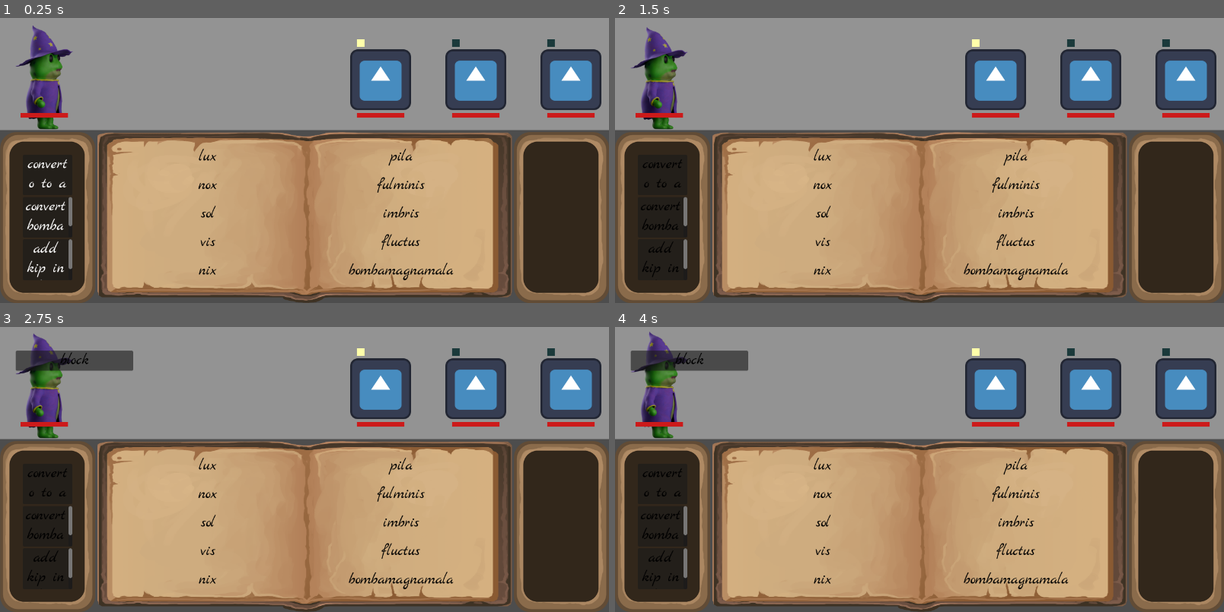
Above: before the commit, frames 1-4 (two rows, left to right).
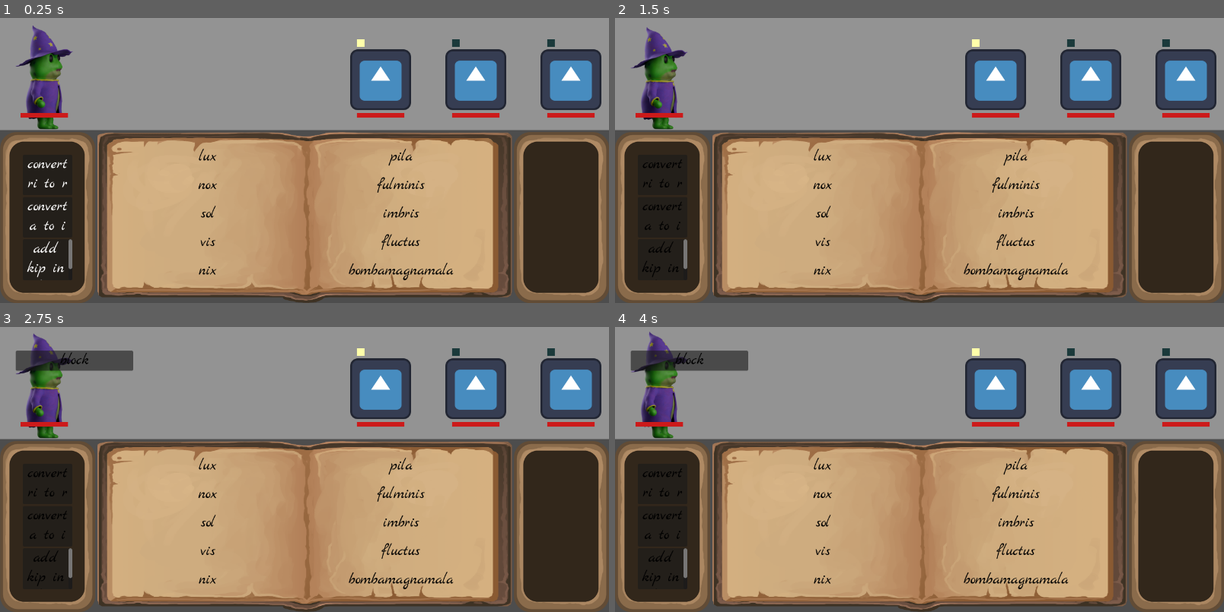
Above: after the commit, the same moments.

Repository: Jelleas/brackeys_2026
Game: Godot game, scene res://main.tscn
Two runs of this game, one before a commit and one after it. Both use one fixed random seed, a clock stepped at 60 frames per second and the inputs below. The engine's default icon, where the game draws it, is replaced by a stand-in: a white triangle on a blue panel in a dark square.
Inputs:
- Up to frame 1 (0.25 s): no input
- Up to frame 2 (1.5 s): tap Enter at 0.5 s; tap Z at 0.6, 1.35 s; tap Space at 0.77 s; hold A from 1.28 s (still down)
- Up to frame 3 (2.75 s): tap Space at 1.52 s; release A at 2.03 s; tap Z at 2.1 s
- Up to frame 4 (4 s): tap Z at 2.85, 3.6 s; tap Space at 3.02, 3.77 s; hold A from 3.53 s (still down)

The runs differ from the first frame. In frame 1, 0.4% of the frame differs, in the area x 4-12%, y 56-75%; in frame 2, 0.2%; in frame 3, 0.2%; in frame 4, 0.2%.

Commit message:
random Convert buff and debuff

Diff:
--- a/upgrades/upgrader.gd
+++ b/upgrades/upgrader.gd
@@ -33,6 +33,8 @@
 
 	Bus.new_spell_names.connect(_on_new_spell_names)
 	Bus.spawn_upgrade.connect(_on_spawn_upgrade)
+
+	_on_spawn_upgrade(2, 1)
 
 func _set_upgrades():
 	if is_active:
@@ -75,12 +77,12 @@
 
 func generate_buff() -> Upgrade:
 	return [
-		Convert.new("o", "a"),
-		Convert.new("bomba", "b")
+		Convert.generate_buff(_active_spell_names)
 	].pick_random()
 
 func generate_debuff() -> Upgrade:
 	return [
+		Convert.generate_debuff(_active_spell_names),
 		Add.new("kip", [SpellConfigs.get_prefixes()[0]])
 	].pick_random()
 
@@ -107,6 +109,54 @@
 	func apply(text: String) -> String:
 		return text.replace(from, to)
 
+	static func generate_buff(spell_names: Array[String]) -> Convert:
+		var word: String = spell_names.pick_random()
+
+		# 20% replace a single letter
+		if (randi() % 5) == 0:
+			var from_char := word.substr(randi() % word.length(), 1)
+			var to_char := from_char
+			while to_char == from_char:
+				var w2: String = spell_names.pick_random()
+				to_char = w2.substr(randi() % w2.length(), 1)
+			return Convert.new(from_char, to_char)
+
+		# 80% replace longer substring with a shorter substring
+		var from_len := 2
+		var max_from_len := word.length()
+		if max_from_len > 2:
+			var w := pow(randf(), 2.0) # bias toward 0
+			from_len = 2 + int(floor(w * (max_from_len - 1))) # 2..max_from_len, shorter more likely
+		else:
+			from_len = max_from_len # length 1–2 words, just use full
+
+		var from_start := randi() % (word.length() - from_len + 1)
+		var from_sub := word.substr(from_start, from_len)
+
+		var to_len := 1 + randi() % (from_len - 1)
+		var to_start := randi() % (from_sub.length() - to_len + 1)
+		var to_sub := from_sub.substr(to_start, to_len)
+
+		return Convert.new(from_sub, to_sub)
+
+	static func generate_debuff(spell_names: Array[String]) -> Convert:
+		var word := spell_names[randi() % spell_names.size()]
+
+		var max_from_len: int = max(1, word.length() - 1)
+		var from_len := 1
+		if max_from_len > 1:
+			var w := pow(randf(), 2.0)
+			from_len = 1 + int(floor(w * max_from_len))
+
+		var from_start := randi() % (word.length() - from_len + 1)
+		var from_sub := word.substr(from_start, from_len)
+
+		var extra_len := 1 + int(randi() % (from_len + 3))
+		var to_len := from_len + extra_len
+		var to_sub: String = Upgrader._random_string(to_len)
+
+		return Convert.new(from_sub, to_sub)
+
 class Add extends Upgrade:
 	var addition: String
 
@@ -120,3 +170,40 @@
 
 	func apply(text: String) -> String:
 		return text + addition
+
+static func _random_string(length: int) -> String:
+	var vowels := "aeiou"
+	var consonants := "bcdfghjklmnpqrstvwxyz"
+
+	var result := ""
+	var last_was_vowel := false
+	var vowel_count := 0
+
+	for i in range(length):
+		var remaining := length - i
+
+		# Ensure we don't end up with too few vowels overall
+		var need_vowel := vowel_count == 0 and remaining <= 3
+
+		var use_vowel := false
+		if need_vowel:
+			use_vowel = true
+		elif last_was_vowel:
+			# After a vowel, prefer consonant
+			use_vowel = randf() < 0.35
+		else:
+			# After a consonant, prefer vowel
+			use_vowel = randf() < 0.65
+
+		var c := ""
+		if use_vowel:
+			c = vowels[randi() % vowels.length()]
+			last_was_vowel = true
+			vowel_count += 1
+		else:
+			c = consonants[randi() % consonants.length()]
+			last_was_vowel = false
+
+		result += c
+
+	return result
